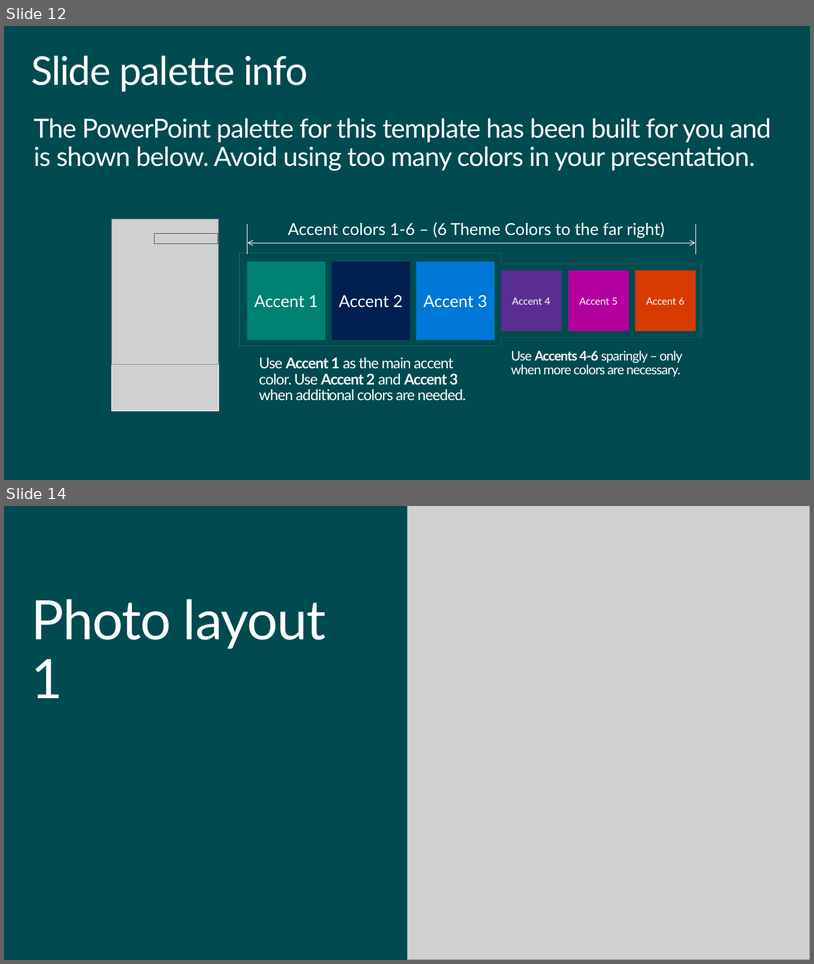
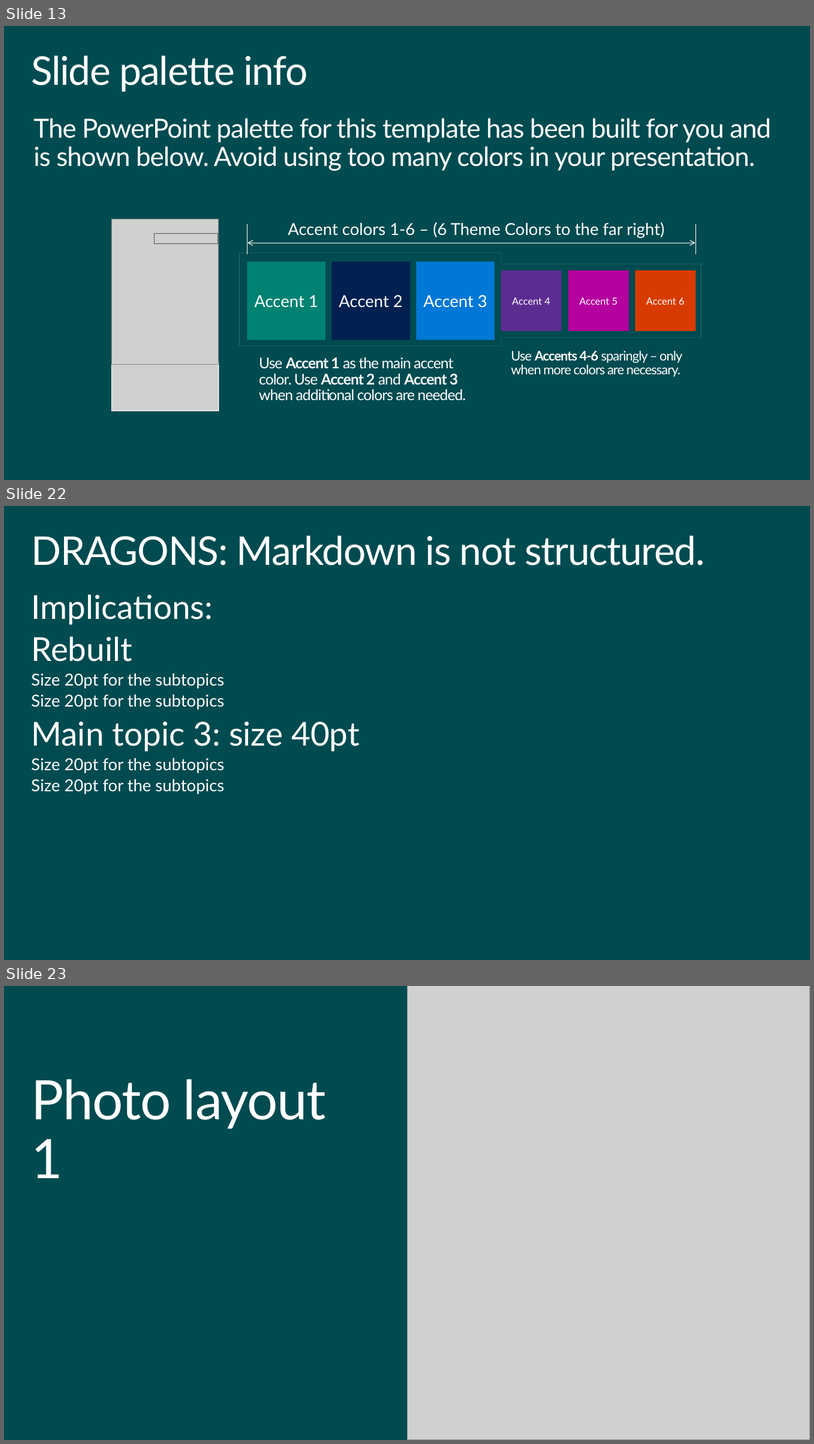
Before and after one commit to squillace/presentations, a slide deck: idw-2015/Content Matters-Open Authoring and Collaboration Across Disciplines.pptx. Shown one above the other, each under a label of ours: slides 12 and 14 before the commit, slides 13, 22 and 23 after it; the slides between them are not shown. The pictures are 814x964 and 814x1444 pixels, drawn with LibreOffice and Linux fonts; fonts in the diff are those of the drawing; grey boxes stand for pictures; background and template pictures are left out. Boxes give left, top, right and bottom in pixels: in the first picture for what was removed or moved away, otherwise in the second. Text is boxed around its words. In the diff, an @@ line names an element or a change of style, - is before the commit and + after.

Commit message:
filling out the deck with the structure

```diff
--- a/idw-2015/Content Matters-Open Authoring and Collaboration Across Disciplines.pptx
+++ b/idw-2015/Content Matters-Open Authoring and Collaboration Across Disciplines.pptx
@@ slide 22 added at (x1=4, y1=506, x2=810, y2=960), background #004B50 @@
@@ title added at (x1=31, y1=535, x2=705, y2=565), 48 pt, text #FFFFFF @@
+DRAGONS: Markdown is not structured.
@@ text added at (x1=31, y1=594, x2=360, y2=794), 20 pt, text #FFFFFF @@
+Implications:
+Rebuilt
+  Size 20pt for the subtopics
+  Size 20pt for the subtopics
+Main topic 3: size 40pt
+  Size 20pt for the subtopics
+  Size 20pt for the subtopics
@@ what was slide 12 is now slide 13 @@
@@ what was slide 14 is now slide 23 @@
```
Also in this commit, not shown: 2 slides changed, 9 other slides added, 1 slide removed.
